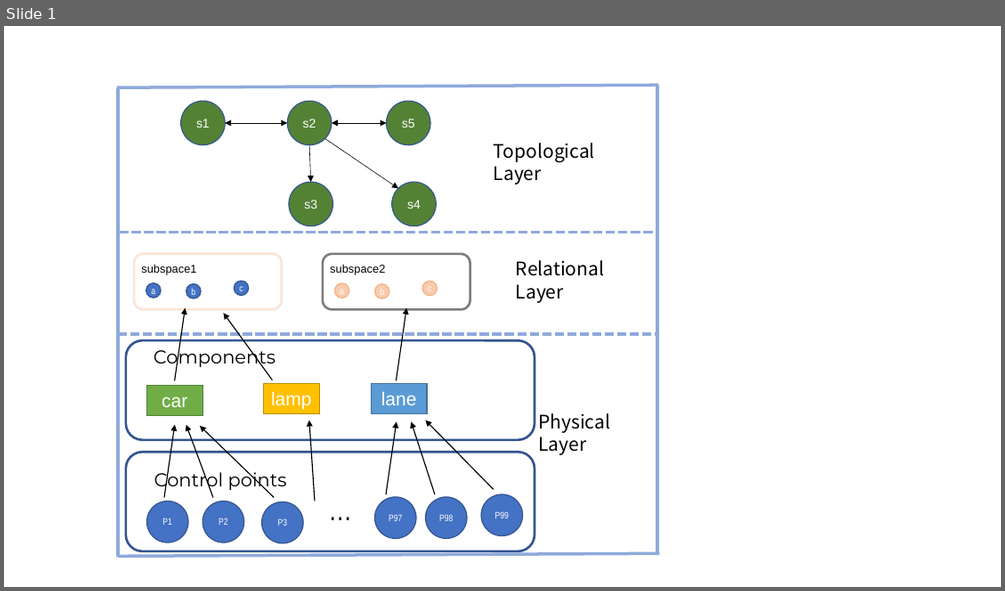
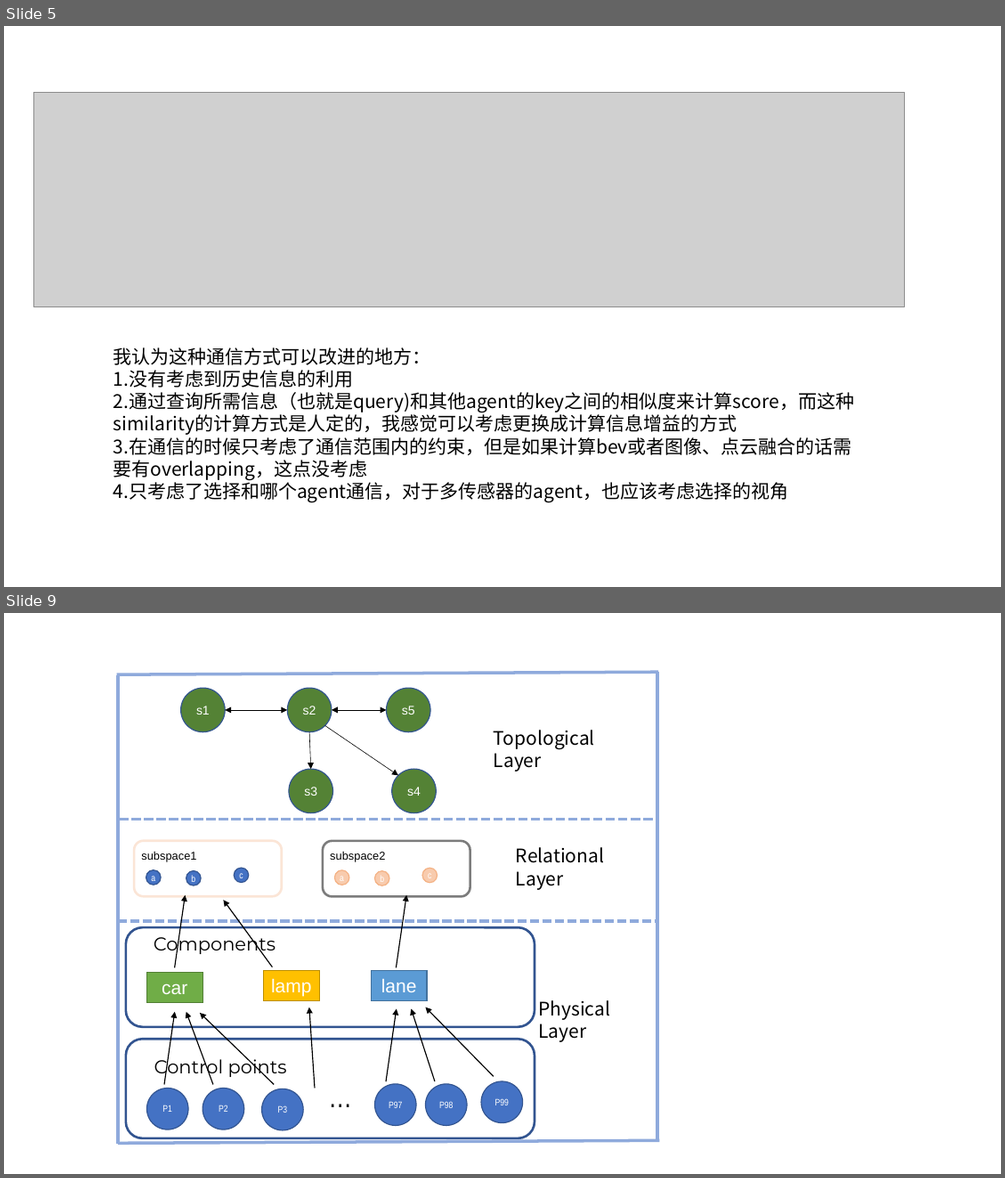
Before and after one commit to Kyrie11/hierarchicalMap, a slide deck: images.pptx. Shown one above the other, each under a label of ours: slide 1 before the commit, slides 5 and 9 after it; the slides between them are not shown. The pictures are 1005x591 and 1005x1178 pixels, drawn with LibreOffice and Linux fonts; fonts in the diff are those of the drawing; grey boxes stand for pictures. Boxes give left, top, right and bottom in pixels: in the first picture for what was removed or moved away, otherwise in the second. Text is boxed around its words. In the diff, an @@ line names an element or a change of style, - is before the commit and + after.

```diff
--- a/images.pptx
+++ b/images.pptx
@@ slide 5 added at (x1=4, y1=26, x2=1001, y2=587), background #FFFFFF @@
@@ picture added at (x1=34, y1=92, x2=905, y2=306) @@
@@ text added at (x1=113, y1=347, x2=855, y2=502), 18 pt, text #000000 @@
+我认为这种通信方式可以改进的地方：
+1.没有考虑到历史信息的利用
+2.通过查询所需信息（也就是query)和其他agent的key之间的相似度来计算score，而这种similarity的计算方式是人定的，我感觉可以考虑更换成计算信息增益的方式
+3.在通信的时候只考虑了通信范围内的约束，但是如果计算bev或者图像、点云融合的话需要有overlapping，这点没考虑
+4.只考虑了选择和哪个agent通信，对于多传感器的agent，也应该考虑选择的视角
@@ what was slide 1 is now slide 9 @@
```
Also in this commit, not shown: 1 slide changed, 16 other slides added, 2 other files.
